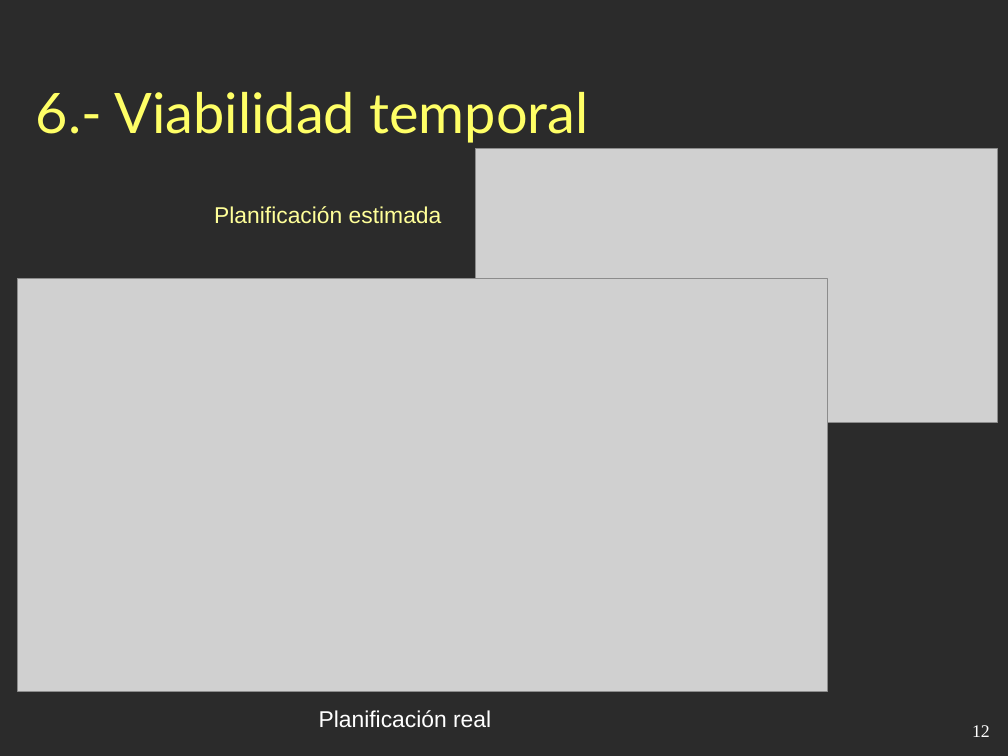
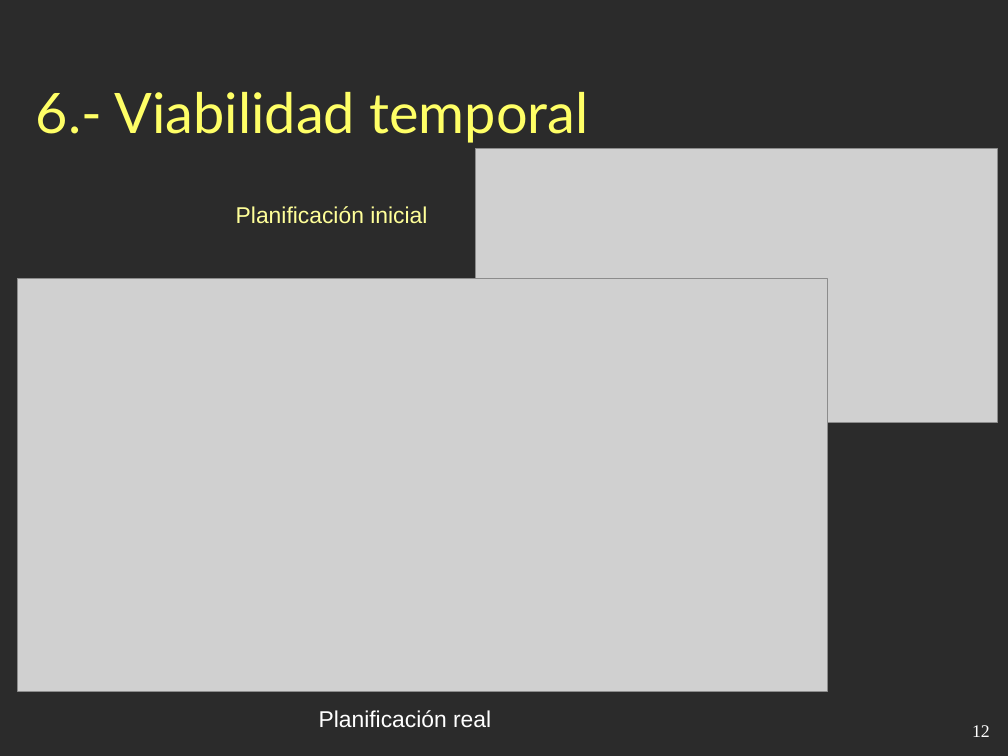
Before and after one commit to esbaixauli/proyecto-ii-ubu, a slide deck: slide 12 of trunk/Documentación/Presentación.odp. Drawn at 1008x756 pixels with LibreOffice and Linux fonts; fonts in the diff are those of the drawing; grey boxes stand for pictures; background and template pictures are left out; a plain dark background stands for a picture behind light text. Boxes give left, top, right and bottom in pixels: in the first picture for what was removed or moved away, otherwise in the second. Text is boxed around its words. In the diff, an @@ line names an element or a change of style, - is before the commit and + after.

Commit message:
presentación

```diff
--- a/trunk/Documentación/Presentación.odp
+++ b/trunk/Documentación/Presentación.odp
@@ text at (236, 206, 427, 223): text changed @@
-Planificación estimada
+Planificación inicial
```
Also in this commit, not shown: 1 other slide changed.
